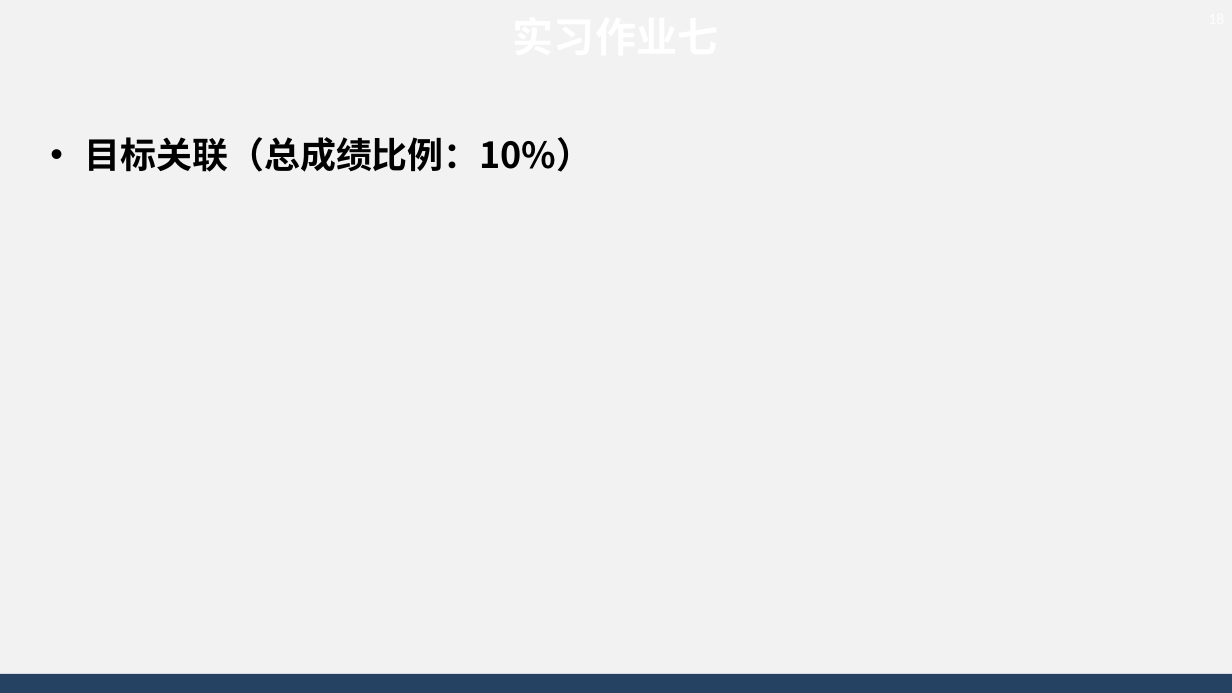
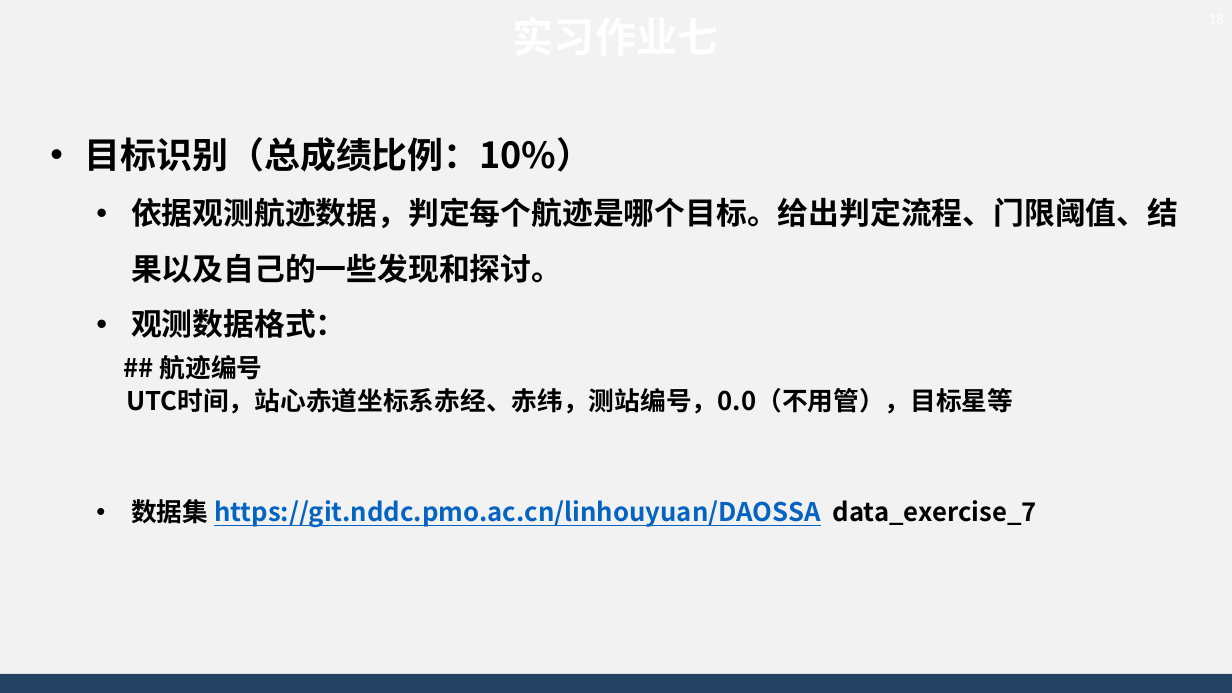
Before and after one commit to AsBackup/DAOSSA, a slide deck: slide 18 of 15 空间目标编目与空间碎片环境模型.pptx. Drawn at 1232x693 pixels with LibreOffice and Linux fonts; fonts in the diff are those of the drawing; background and template pictures are left out. Boxes give left, top, right and bottom in pixels: in the first picture for what was removed or moved away, otherwise in the second. Text is boxed around its words. In the diff, an @@ line names an element or a change of style, - is before the commit and + after.

Commit message:
update E7

```diff
--- a/15 空间目标编目与空间碎片环境模型.pptx
+++ b/15 空间目标编目与空间碎片环境模型.pptx
@@ text at [85, 137, 1178, 528]: text changed; size 28 to 20 pt @@
-• 目标关联（总成绩比例：10%）
+• 目标识别（总成绩比例：10%）
+  • 依据观测航迹数据，判定每个航迹是哪个目标。给出判定流程、门限阈值、结果以及自己的一些发现和探讨。
+  • 观测数据格式：
+## 航迹编号
+UTC时间，站心赤道坐标系赤经、赤纬，测站编号，0.0（不用管），目标星等
+  • 数据集 https://git.nddc.pmo.ac.cn/linhouyuan/DAOSSA data_exercise_7
```
